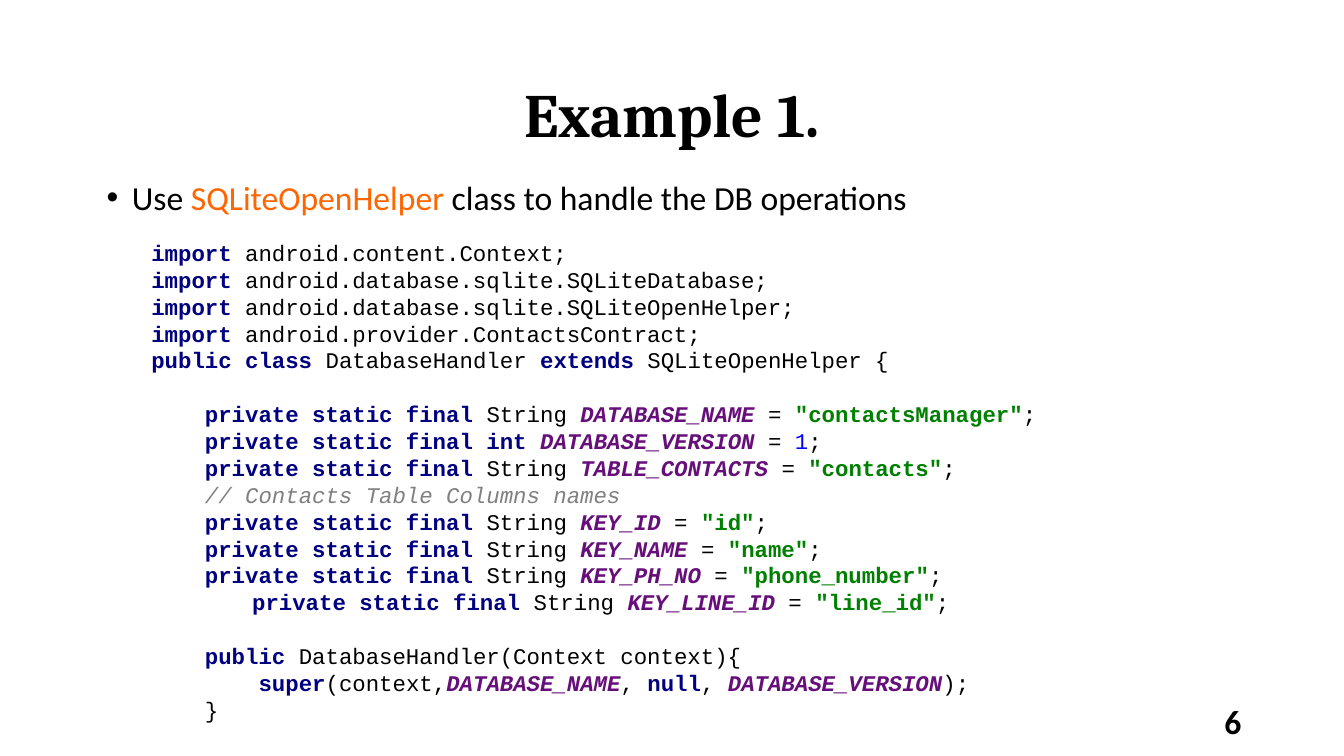
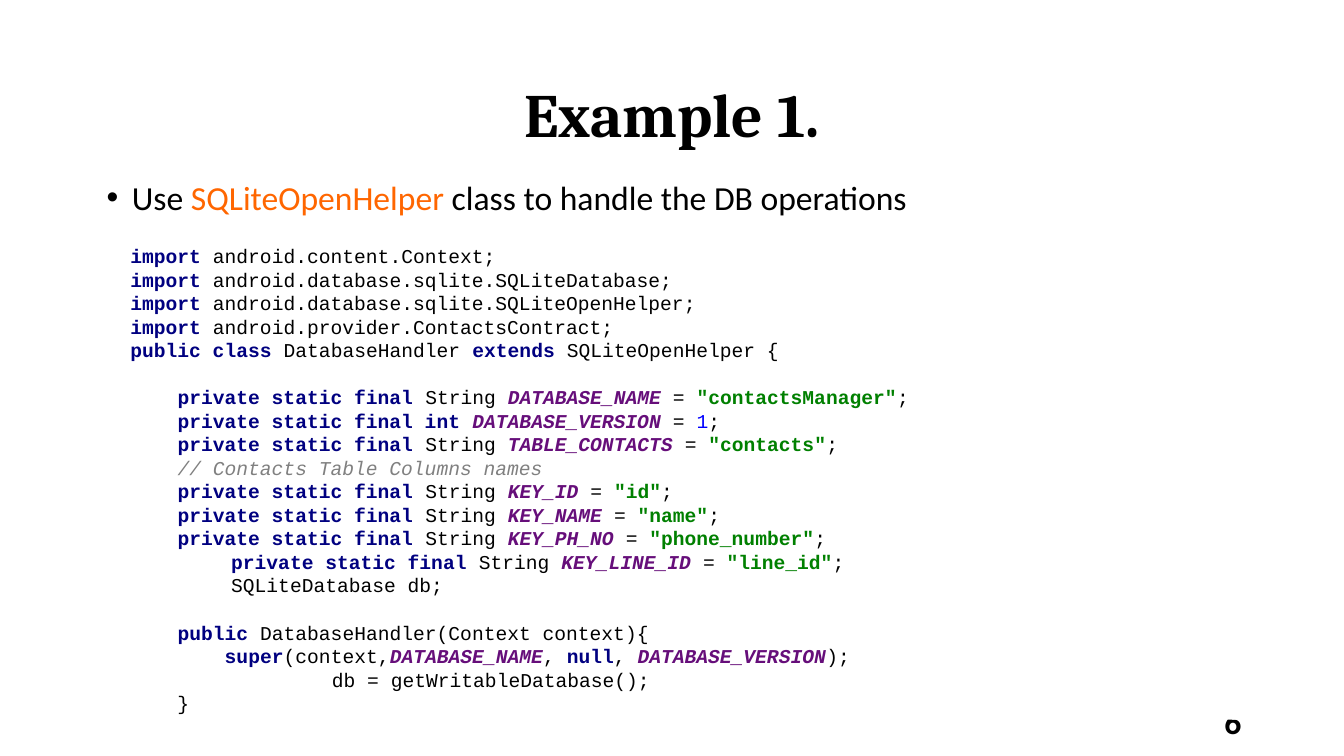
Before and after one commit to varanee/Course, a slide deck: slide 6 of Mobile_App_Dev/Week7/Lec7.odp. Drawn at 1344x756 pixels with LibreOffice and Linux fonts; fonts in the diff are those of the drawing. Boxes give left, top, right and bottom in pixels: in the first picture for what was removed or moved away, otherwise in the second. Text is boxed around its words. In the diff, an @@ line names an element or a change of style, - is before the commit and + after.

```diff
--- a/Mobile_App_Dev/Week7/Lec7.odp
+++ b/Mobile_App_Dev/Week7/Lec7.odp
@@ text "import android.content.Context; import android.database.sqli ...": place and size @@
-text "import android.content.Context; import android.database.sqli ..." at <box>151,245,1036,696</box>
+text "import android.content.Context; import android.database.sqli ..." at <box>130,249,909,691</box>
@@ text at <box>130,249,909,573</box>: size 16 to 14 pt in "import android.content.Context; import android.database.sqli ...", "private static final String KEY_LINE_ID = "line_id";" @@
@@ text at <box>178,579,850,691</box>: text changed; size 16 to 14 pt @@
-public DatabaseHandler(Context context){
-super(context,DATABASE_NAME, null, DATABASE_VERSION);
-}
+SQLiteDatabase db;
+public DatabaseHandler(Context context){
+super(context,DATABASE_NAME, null, DATABASE_VERSION);
+db = getWritableDatabase();
+}
```
Also in this commit, not shown: 1 other slide changed, 9 other files.
